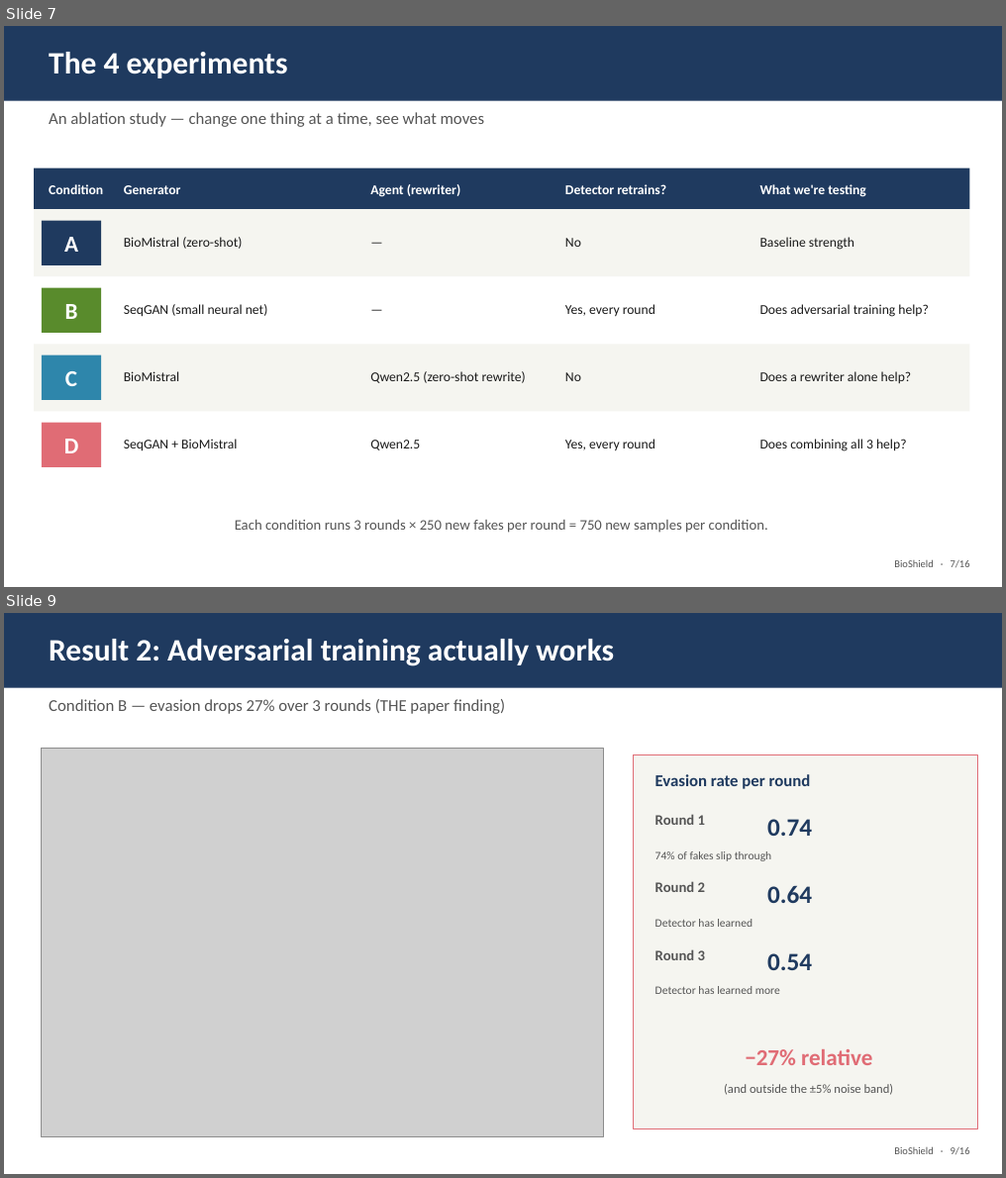
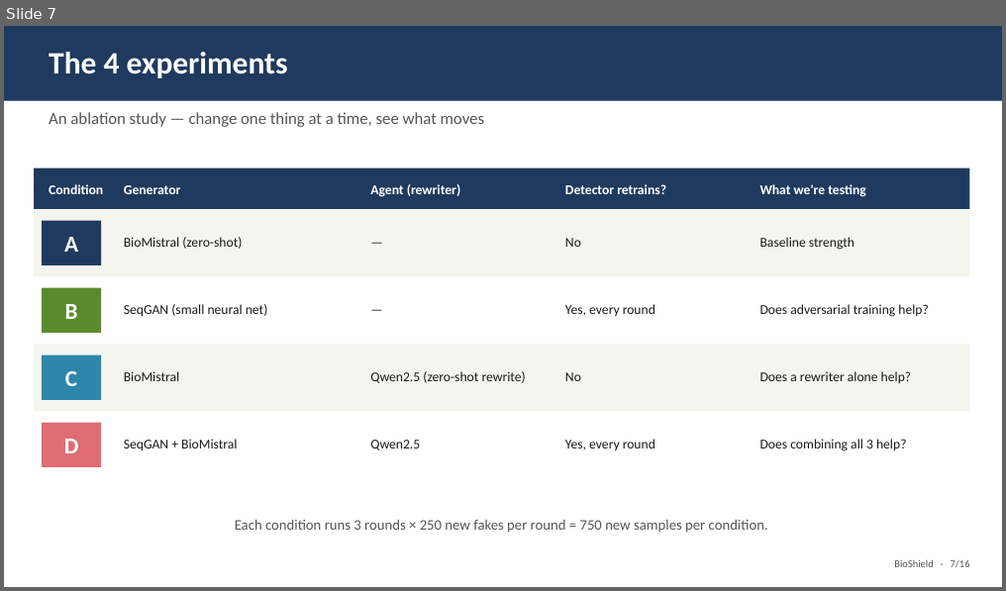
Before and after one commit to Rayudualapati-25/BioShield, a slide deck: experiments/BioShield_class_presentation.pptx. Shown one above the other, each under a label of ours: slides 7 and 9 before the commit, slide 7 after it; the slides between them are not shown. The pictures are 1006x1178 and 1006x591 pixels, drawn with LibreOffice and Linux fonts; fonts in the diff are those of the drawing; grey boxes stand for pictures. Boxes give left, top, right and bottom in pixels: in the first picture for what was removed or moved away, otherwise in the second. Text is boxed around its words. In the diff, an @@ line names an element or a change of style, - is before the commit and + after.

```diff
--- a/experiments/BioShield_class_presentation.pptx
+++ b/experiments/BioShield_class_presentation.pptx
@@ slide 9 removed at [4,613,1002,1174], background #FFFFFF @@
@@ rectangle removed at [4,613,1002,688] @@
@@ text removed at [49,639,614,666] @@
-Result 2: Adversarial training actually works
@@ text removed at [49,699,505,714] @@
-Condition B — evasion drops 27% over 3 rounds (THE paper finding)
@@ picture removed at [42,748,603,1137] @@
@@ rectangle removed at [633,756,977,1130] @@
@@ text removed at [655,774,811,789] @@
-Evasion rate per round
@@ text removed at [655,814,705,825] @@
-Round 1
@@ text removed at [767,819,812,836] @@
-0.74
@@ text removed at [655,852,772,861] @@
-74% of fakes slip through
@@ text removed at [655,881,705,892] @@
-Round 2
@@ text removed at [767,885,812,903] @@
-0.64
@@ text removed at [655,919,752,927] @@
-Detector has learned
@@ text removed at [655,950,705,960] @@
-Round 3
@@ text removed at [767,954,812,970] @@
-0.54
@@ text removed at [655,986,780,994] @@
-Detector has learned more
@@ text removed at [745,1050,872,1065] @@
-−27% relative
@@ text removed at [724,1084,894,1095] @@
-(and outside the ±5% noise band)
@@ text removed at [894,1147,970,1155] @@
-BioShield · 9/16
```
Also in this commit, not shown: 9 slides changed, 1 slide added, 28 other files.
